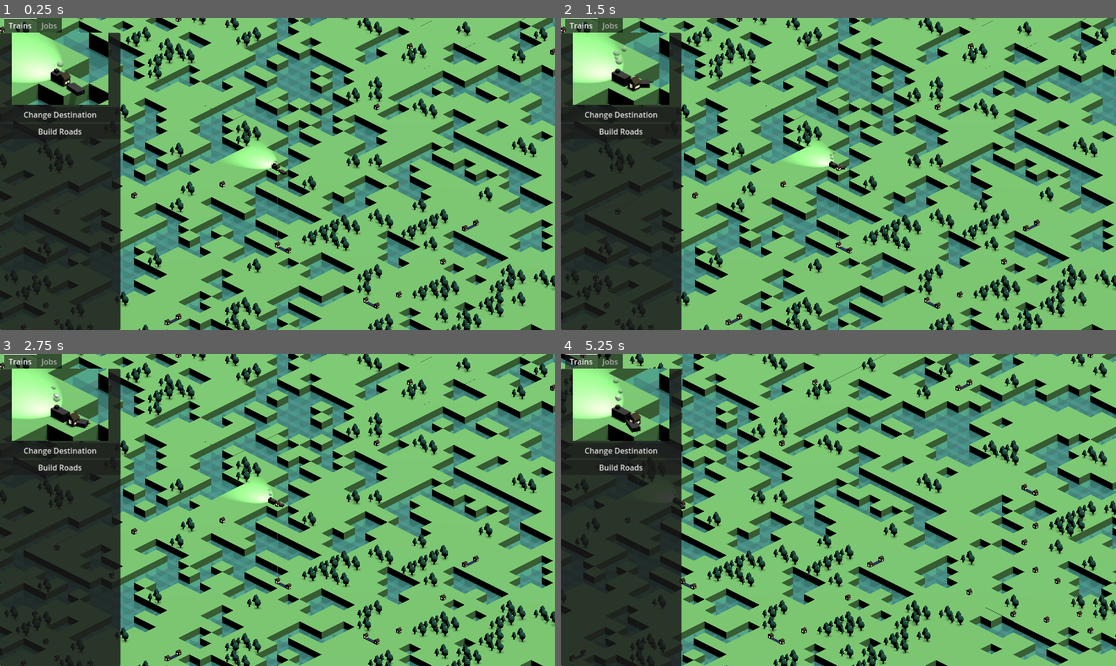
Above: before the commit, frames 1-4 (two rows, left to right).
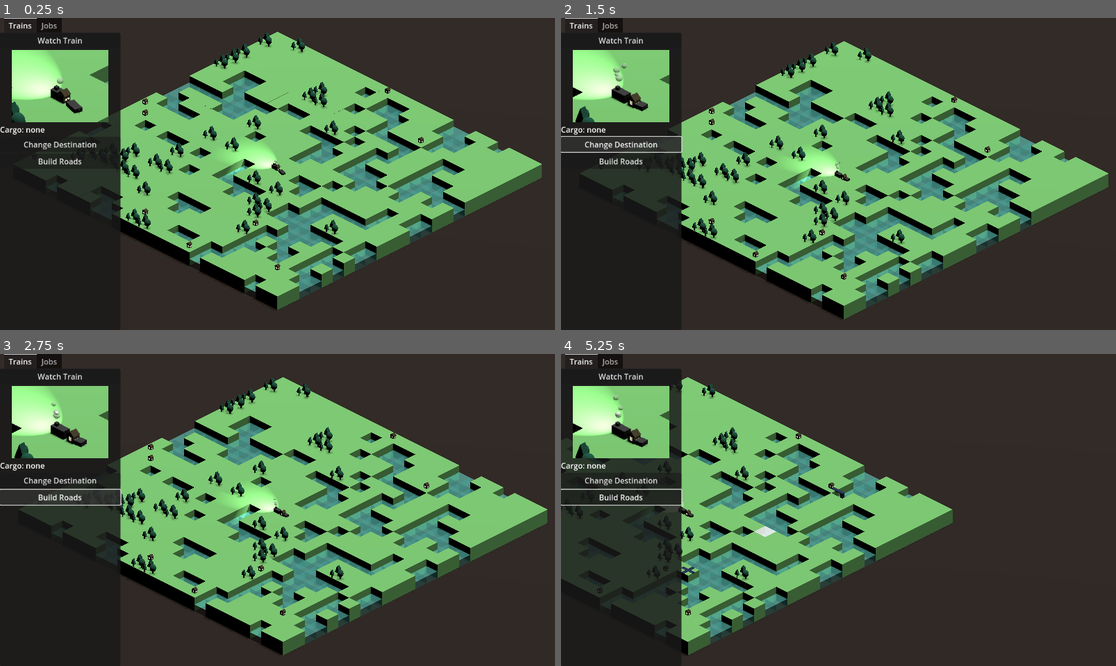
Above: after the commit, the same moments.

Repository: maryilewis/fantasy-railroad
Game: Godot game, scene res://World Map/World Map.tscn
Two runs of this game, one before a commit and one after it. Both use one fixed random seed, a clock stepped at 60 frames per second and the inputs below.
Inputs (mouse positions are in pixels of both pictures, inside the frame that each line leads up to):
- Up to frame 1 (0.25 s): no input
- Up to frame 2 (1.5 s): click (622, 39) at 0.5 s, where only the run after the commit has a clickable "Watch Train"; click (622, 145) at 1.25 s, where only the run after the commit has a clickable "Change Destination"
- Up to frame 3 (2.75 s): click (61, 497) at 2 s, where only the run after the commit has a clickable "Build Roads"
- Up to frame 4 (5.25 s): tap Enter at 2.75, 5 s; move the mouse to (960, 494) at 2.77 s; hold D 2.78-3.5 s; click (960, 494) at 2.92 s; tap Space at 3.5 s; drag from (727, 525) to (810, 572) at 3.52 s; move the mouse to (894, 441) at 4.27 s; hold D 4.28-5 s; click (894, 441) at 4.42 s; drag from (810, 572) to (672, 463) at 5.02 s

The runs differ from the first frame. In frame 1, 75% of the frame differs, in the area x 0-100%, y 0-100%; in frame 2, 76%; in frame 3, 76%; in frame 4, 80%.

Commit message:
about to make some bad decisions

Diff:
--- /dev/null
+++ b/Autoloads/cursor_service.gd
@@ -0,0 +1,33 @@
+extends Node
+
+#region cursor states
+enum CursorState {FREE, SELECTING_TRAIN_DESTINATION, BUILDING}
+var cursor_state: CursorState = CursorState.FREE
+
+
+func free_cursor():
+	cursor_state = CursorState.FREE
+	for train in TrainService.trains:
+		train.enable_click()
+
+func set_selecting_train_destination():
+	cursor_state = CursorState.SELECTING_TRAIN_DESTINATION
+	TrainService.enable_train_click()
+
+func set_building():
+	cursor_state = CursorState.BUILDING
+	TrainService.disable_train_click()
+
+func set_train_destination(node):
+	if (cursor_state == CursorState.SELECTING_TRAIN_DESTINATION):
+		cursor_state = CursorState.FREE
+		TrainService.set_target_train_destination(node)
+
+# Called when the node enters the scene tree for the first time.
+func _ready():
+	pass # Replace with function body.
+
+
+# Called every frame. 'delta' is the elapsed time since the previous frame.
+func _process(_delta):
+	pass
--- a/Autoloads/game_data.gd
+++ b/Autoloads/game_data.gd
@@ -9,27 +9,6 @@
 var rng = RandomNumberGenerator.new()
 #endregion
 
-#region cursor states
-enum CursorState {FREE, SELECTING_TRAIN_DESTINATION, BUILDING}
-var cursor_state: CursorState = CursorState.FREE
-
-# escape and maybe right click should trigger this
-func free_cursor():
-	cursor_state = CursorState.FREE
-	for train in TrainService.trains:
-		train.enable_click()
-
-func set_selecting_train_destination():
-	cursor_state = CursorState.SELECTING_TRAIN_DESTINATION
-	for train in TrainService.trains:
-		train.enable_click()
-
-func set_building():
-	cursor_state = CursorState.BUILDING
-	for train in TrainService.trains:
-		train.disable_click()
-#endregion
-
 #region map
 signal map_updated
 
@@ -39,7 +18,7 @@
 @onready var town = preload("res://Square Scenes/town/town.tscn")
 var map_plan = []
 var map_nodes = []
-var map_size = 100
+var map_size = 24
 var towns = []
 
 # Called when the node enters the scene tree for the first time.
--- a/Autoloads/job_service.gd
+++ b/Autoloads/job_service.gd
@@ -3,6 +3,7 @@
 var _job_list = []
 var visible_job_list = []
 var job_menu
+var money = 200
 @onready var job_menu_ref = preload("res://Menus/Job List/Job List.tscn")
 
 
@@ -15,7 +16,7 @@
 					"cargo": cargo_type,
 					"payment": _calculate_payment(town, cargo_type)
 				})
-	_job_list.shuffle()
+	_job_list = Util.shuffle(_job_list)
 
 func _calculate_payment(town: TownNode, cargo_type):
 	var shortest_distance = GameData.map_size * 2 + 1
@@ -46,6 +47,12 @@
 func get_jobs_by_town(town):
 	return visible_job_list.filter(func(job): return job.town == town)
 
+func complete_job(job):
+	money += job.payment
+	visible_job_list.erase(job)
+	visible_job_list.append(_job_list.pop_front())
+	job_menu.set_jobs(visible_job_list)
+
 # Called every frame. 'delta' is the elapsed time since the previous frame.
 func _process(_delta):
 	pass
--- a/Autoloads/menu_service.gd
+++ b/Autoloads/menu_service.gd
@@ -4,21 +4,32 @@
 # when town menu is closed, hide it
 
 @onready var town_menu_ref = preload("res://Menus/Town Menu/Town Menu.tscn")
+@onready var details_menu_ref = preload("res://Menus/Details/details menu.tscn")
 var town_menu: TownMenu
-
-func close_town_menu():
-	town_menu.visible = false
+var details_menu: DetailsMenu
 
 # Called when the node enters the scene tree for the first time.
 func _ready():
-	print("adding town menu...")
+	print("menus...")
 	town_menu = town_menu_ref.instantiate()
 	add_child(town_menu)
 	close_town_menu()
 
+	details_menu = details_menu_ref.instantiate()
+	add_child(details_menu)
+
+#region town menu
+func close_town_menu():
+	town_menu.visible = false
+
 func show_town_menu(town):
 	town_menu.set_town(town)
 	town_menu.visible = true
+#endregion
+
+#region details menu
+func update_cargo_list():
+	details_menu.update_cargo_list()
 
 # Called every frame. 'delta' is the elapsed time since the previous frame.
 func _process(_delta):
--- a/Autoloads/money_service.gd
+++ /dev/null
@@ -1,11 +0,0 @@
-extends Node
-
-
-# Called when the node enters the scene tree for the first time.
-func _ready():
-	pass # Replace with function body.
-
-
-# Called every frame. 'delta' is the elapsed time since the previous frame.
-func _process(delta):
-	pass
--- a/Autoloads/train_service.gd
+++ b/Autoloads/train_service.gd
@@ -3,33 +3,37 @@
 #region direct trains
 @onready var train_ref = preload("res://Vehicles/train.tscn")
 var target_train: Train
-var trains = []
+var train: TrainParent
 
 func init_trains():
-	var first_train = train_ref.instantiate()
-	trains.append(first_train)
-	for train in trains:
-		add_child(train)
-		print("train", train)
-		target_train = train.get_engine()
-		print("engine", train)
+	train = train_ref.instantiate()
+	add_child(train)
+	print("train", train)
+	target_train = train.get_engine()
+	print("engine", train)
 
 func set_target_train(node):
 	target_train = node
 
-func set_train_destination(node):
-	if (GameData.cursor_state == GameData.CursorState.SELECTING_TRAIN_DESTINATION):
-		GameData.cursor_state = GameData.CursorState.FREE
-		target_train.set_destination(node.map_x, node.map_y)
+func set_target_train_destination(node):
+	target_train.set_destination(node.map_x, node.map_y)
 
 #endregion
+
+func disable_train_click():
+	train.disable_click()
+
+func enable_train_click():
+	train.enable_click()
+
+func is_train_at_node(node: SquareBaseNode):
+	return train.get_engine().current_road == node
 
 # Called when the node enters the scene tree for the first time.
 func _ready():
 	print("placing trains...")
 	init_trains()
 
-
 # Called every frame. 'delta' is the elapsed time since the previous frame.
 func _process(_delta):
 	pass
--- /dev/null
+++ b/Autoloads/util.gd
@@ -0,0 +1,17 @@
+extends Node
+
+var rng = RandomNumberGenerator.new()
+
+func _ready():
+	rng.seed = 12
+
+func shuffle(array):
+	for i in array.size():
+		var rand_idx = rng.randi_range(0,array.size()-1)
+		if rand_idx == i:
+			pass
+		else:
+			var temp = array[rand_idx]
+			array[rand_idx] = array[i]
+			array[i] = temp
+	return array
--- a/Menus/Details/details menu.gd
+++ b/Menus/Details/details menu.gd
@@ -1,16 +1,27 @@
 class_name DetailsMenu extends Control
 
 var selecting_destination = false
-var target_train
 
 func _ready():
-	JobService.connect_job_list_scene($TabContainer/Jobs)
+	JobService.connect_job_list_scene($TabContainer/Jobs) # TODO: is this really the direction I want this going in?
+	update_cargo_list()
 
 func _on_destination_button_pressed():
-	GameData.set_selecting_train_destination()
+	CursorService.set_selecting_train_destination()
 	# TODO camera train and target train CAN BE DIFFERENT
 	TrainService.set_target_train(GameData.train_camera.get_follow_ref())
 
 
 func _on_build_button_pressed():
-	GameData.set_building()
+	CursorService.set_building()
+
+func update_cargo_list():
+	var text = "Cargo: "
+	if TrainService.train.cargo_list.size():
+		text += ", ".join(TrainService.train.cargo_list)
+	else:
+		text += "none"
+	$TabContainer/Trains/VBoxContainer/Label.text = text
+
+func _on_follow_train_pressed():
+	GameData.world_camera.set_follow_ref(TrainService.train.get_engine())
--- a/Menus/Details/details menu.tscn
+++ b/Menus/Details/details menu.tscn
@@ -33,6 +33,10 @@
 offset_bottom = 220.0
 grow_horizontal = 2
 
+[node name="Follow Train" type="Button" parent="TabContainer/Trains/VBoxContainer"]
+layout_mode = 2
+text = "Watch Train"
+
 [node name="SubViewportContainer" type="SubViewportContainer" parent="TabContainer/Trains/VBoxContainer"]
 clip_contents = true
 layout_mode = 2
@@ -42,7 +46,7 @@
 [node name="SubViewport" type="SubViewport" parent="TabContainer/Trains/VBoxContainer/SubViewportContainer"]
 handle_input_locally = false
 size = Vector2i(200, 150)
-render_target_update_mode = 0
+render_target_update_mode = 4
 
 [node name="TrainCam" type="Camera3D" parent="TabContainer/Trains/VBoxContainer/SubViewportContainer/SubViewport"]
 transform = Transform3D(0.707107, -0.353553, 0.612373, 0, 0.866026, 0.499999, -0.707107, -0.353553, 0.612373, 10, 5, 10)
@@ -50,6 +54,9 @@
 size = 2.0
 far = 200.0
 script = ExtResource("2_8sijn")
+
+[node name="Label" type="Label" parent="TabContainer/Trains/VBoxContainer"]
+layout_mode = 2
 
 [node name="Destination Button" type="Button" parent="TabContainer/Trains/VBoxContainer"]
 layout_mode = 2
@@ -63,5 +70,6 @@
 visible = false
 layout_mode = 2
 
+[connection signal="pressed" from="TabContainer/Trains/VBoxContainer/Follow Train" to="." method="_on_follow_train_pressed"]
 [connection signal="pressed" from="TabContainer/Trains/VBoxContainer/Destination Button" to="." method="_on_destination_button_pressed"]
 [connection signal="pressed" from="TabContainer/Trains/VBoxContainer/Build Button" to="." method="_on_build_button_pressed"]
--- a/Menus/Job List/Job List.gd
+++ b/Menus/Job List/Job List.gd
@@ -1,6 +1,9 @@
 class_name JobList extends Control
 
 func set_jobs(jobs):
+	for j in $ScrollContainer/VBoxContainer.get_children():
+		$ScrollContainer/VBoxContainer.remove_child(j)
+		j.queue_free()
 	for job in jobs:
 		var label = Label.new()
 		label.text = "Bring " + job.cargo + " to " + job.town.display_name
--- a/Menus/Town Menu/Town Menu.gd
+++ b/Menus/Town Menu/Town Menu.gd
@@ -16,7 +16,7 @@
 
 	town = _town
 	$Panel/VBoxContainer/RichTextLabel.text = "Welcome to " + town.display_name
-
+	#add new butons
 	jobs = JobService.get_jobs_by_town(town)
 	for job in jobs:
 		var button = Button.new()
@@ -32,19 +32,25 @@
 		$Panel/VBoxContainer.add_child(button)
 		button.set_meta("type", "cargo")
 		button.set_meta("cargo", product)
+	evaluate_buttonability()
 
 func evaluate_buttonability():
-	var trains_in_station = town.trains_in_station
+	var train_is_here = TrainService.is_train_at_node(town)
+	var the_train = TrainService.train
 	for child in $Panel/VBoxContainer.get_children():
 		if child.is_class("Button"):
 			match child.get_meta("type"):
 				"job":
 					# if the train in town has the appropriate the cargo, you can complete a job
-					print(child.get_meta("job").cargo)
+					if train_is_here and the_train.has_cargo(child.get_meta("job").cargo):
+						(child as Button).disabled = false
+					else:
+						(child as Button).disabled = true
 				"cargo":
-					# if the train in town has room, you can pick up cargo
-					print("it's a cargo button")
-	pass
+					if train_is_here and the_train.has_room_for_cargo():
+						(child as Button).disabled = false
+					else:
+						(child as Button).disabled = true
 
 # Called every frame. 'delta' is the elapsed time since the previous frame.
 func _process(_delta):
@@ -54,9 +60,13 @@
 	MenuService.close_town_menu()
 
 func complete_job(job):
-	print(job)
+	var the_train = TrainService.train
+	the_train.drop_off_cargo(job.cargo)
+	JobService.complete_job(job)
+	# TODO disable the button, add a lil checkmark or something
+	# TODO redo buttons entirely to see if there is a new job in town!
 	evaluate_buttonability()
 
 func pick_up_cargo(cargo):
-	print(cargo)
+	TrainService.train.pick_up_cargo(cargo)
 	evaluate_buttonability()
--- a/Menus/Town Menu/Town Menu.tscn
+++ b/Menus/Town Menu/Town Menu.tscn
@@ -54,6 +54,9 @@
 "
 fit_content = true
 
+[node name="Button" type="Button" parent="Panel/VBoxContainer"]
+layout_mode = 2
+
 [node name="Close" type="Button" parent="Panel"]
 layout_mode = 1
 anchors_preset = 3
--- a/Square Scenes/base.gd
+++ b/Square Scenes/base.gd
@@ -45,10 +45,10 @@
 #endregion state
 
 func _on_click():
-	if (is_buildable() and GameData.cursor_state == GameData.CursorState.BUILDING):
+	if (is_buildable() and CursorService.cursor_state == CursorService.CursorState.BUILDING):
 		GameData.build_road(map_x, map_y)
-	elif (is_traversible() and GameData.cursor_state == GameData.CursorState.SELECTING_TRAIN_DESTINATION):
-		TrainService.set_train_destination(self)
+	elif (is_traversible() and CursorService.cursor_state == CursorService.CursorState.SELECTING_TRAIN_DESTINATION):
+		CursorService.set_train_destination(self)
 
 func add_path_child(key, node):
 	return paths.add_path_child(key, node)
@@ -58,7 +58,7 @@
 
 func _on_hover():
 	#print("hover ", map_x, ", ", map_y)
-	if (is_buildable() and GameData.cursor_state == GameData.CursorState.BUILDING):
+	if (is_buildable() and CursorService.cursor_state == CursorService.CursorState.BUILDING):
 		# TODO Show price
 		flat_mesh.set_surface_override_material(0, hover_material)
 
--- a/Square Scenes/town/town_script.gd
+++ b/Square Scenes/town/town_script.gd
@@ -1,16 +1,8 @@
 class_name TownNode extends SquareBaseNode
 
 var display_name ="Cool Town Name"
-var trains_in_station = []
 var products = [] # array of type CargoType value
 var jobs = [] # array of jobs
-
-# TODO this will need to change for multiplayer
-func train_arrives(train):
-	trains_in_station.append(train)
-
-func train_departs(train):
-	trains_in_station.erase(train)
 
 func zoom_to_town():
 	print("zoom to ", display_name)
@@ -36,7 +28,7 @@
 	return starts[randi() % starts.size()] + ends[randi() % ends.size()]
 
 func _on_click():
-	if GameData.cursor_state != GameData.CursorState.SELECTING_TRAIN_DESTINATION:
+	if CursorService.cursor_state != CursorService.CursorState.SELECTING_TRAIN_DESTINATION:
 		MenuService.show_town_menu(self)
 	else:
 		super()
--- a/Vehicles/train.gd
+++ b/Vehicles/train.gd
@@ -18,7 +18,7 @@
 
 # Called when the node enters the scene tree for the first time.
 func _ready():
-	place_train(50,50)
+	place_train(12,12)
 	#set_destination(46,51)
 	pass
 
@@ -152,9 +152,3 @@
 		train_path.remove_at(0)
 		if (train_path.size() > 0):
 			move_train_along()
-
-
-func _on_input_event(_camera, event, _position, _normal, _shape_idx):
-	if event is InputEventMouseButton and event.button_index == MOUSE_BUTTON_LEFT:
-		GameData.world_camera.set_follow_ref(self)
-		GameData.train_camera.set_follow_ref(self) #TODO camera train should be the train whose details we're looking at. How are details going to be opened?
--- a/Vehicles/train.tscn
+++ b/Vehicles/train.tscn
@@ -5,8 +5,6 @@
 [ext_resource type="Script" path="res://Vehicles/train.gd" id="1_l5udi"]
 [ext_resource type="PackedScene" uid="uid://dsb8setqnoqil" path="res://Vehicles/traincar.tscn" id="3_guusj"]
 [ext_resource type="Material" uid="uid://p5kmpiqkcdmb" path="res://Square Scenes/materials/light.tres" id="4_mrrae"]
-
-[sub_resource type="BoxShape3D" id="BoxShape3D_xhrlj"]
 
 [sub_resource type="BoxMesh" id="BoxMesh_h0m5o"]
 material = ExtResource("1_5ry6f")
@@ -37,29 +35,31 @@
 [sub_resource type="CylinderMesh" id="CylinderMesh_yunu6"]
 material = ExtResource("4_mrrae")
 
+[sub_resource type="BoxShape3D" id="BoxShape3D_xhrlj"]
+
 [node name="Train Scene" type="Node3D"]
 transform = Transform3D(1, 0, 0, 0, 1, 0, 0, 0, 1, 0, 0.114045, 0.341814)
 script = ExtResource("1_7gj0o")
 
 [node name="Train Car" parent="." instance=ExtResource("3_guusj")]
-transform = Transform3D(1, 0, 0, 0, 1, 0, 0, 0, 1, 0, -0.00706071, 0.626057)
+transform = Transform3D(1, 0, 0, 0, 1, 0, 0, 0, 1, 0, -0.01, 0.626)
 
 [node name="Train" type="StaticBody3D" parent="."]
 script = ExtResource("1_l5udi")
 
-[node name="CollisionShape3D" type="CollisionShape3D" parent="Train"]
-shape = SubResource("BoxShape3D_xhrlj")
+[node name="MeshInstance3D" type="MeshInstance3D" parent="Train"]
 
-[node name="Engine" type="MeshInstance3D" parent="Train/CollisionShape3D"]
+[node name="Engine" type="MeshInstance3D" parent="Train/MeshInstance3D"]
 transform = Transform3D(0.25, 0, 0, 0, 0.25, 0, 0, 0, 0.5, 0, 0.125, 0)
 mesh = SubResource("BoxMesh_h0m5o")
 skeleton = NodePath("../..")
 
-[node name="Smokestack" type="MeshInstance3D" parent="Train/CollisionShape3D"]
+[node name="Smokestack" type="MeshInstance3D" parent="Train/MeshInstance3D"]
 transform = Transform3D(0.1, 0, 0, 0, 0.1, 0, 0, 0, 0.1, 0, 0.29611, -0.131663)
 mesh = SubResource("BoxMesh_undsm")
+skeleton = NodePath("../../CollisionShape3D3")
 
-[node name="GPUParticles3D" type="GPUParticles3D" parent="Train/CollisionShape3D/Smokestack"]
+[node name="GPUParticles3D" type="GPUParticles3D" parent="Train/MeshInstance3D/Smokestack"]
 transform = Transform3D(10, 0, 0, 0, 10, 0, 0, 0, 10, 0, 1.01308, 0)
 transparency = 0.51
 visibility_range_fade_mode = 2
@@ -67,14 +67,19 @@
 process_material = SubResource("ParticleProcessMaterial_bw5mf")
 draw_pass_1 = SubResource("SphereMesh_crji2")
 
-[node name="Link2" type="MeshInstance3D" parent="Train/CollisionShape3D"]
+[node name="Link2" type="MeshInstance3D" parent="Train/MeshInstance3D"]
 transform = Transform3D(0.02, 0, 0, 0, 0.02, 0, 0, 0, 0.1, 0, 0.103501, 0.298489)
 mesh = SubResource("BoxMesh_on8jy")
 skeleton = NodePath("")
 
-[node name="MeshInstance3D" type="MeshInstance3D" parent="Train/CollisionShape3D"]
+[node name="MeshInstance3D" type="MeshInstance3D" parent="Train/MeshInstance3D"]
 transform = Transform3D(1.91069e-16, 4.37114e-10, 0.1, 0.1, -4.37114e-10, 0, 4.37114e-09, 0.01, -4.37114e-09, 0, 0.113159, -0.250092)
 mesh = SubResource("CylinderMesh_yunu6")
+skeleton = NodePath("../../CollisionShape3D3")
+
+[node name="CollisionShape3D3" type="CollisionShape3D" parent="Train"]
+visible = false
+shape = SubResource("BoxShape3D_xhrlj")
 
 [node name="SpotLight3D" type="SpotLight3D" parent="Train"]
 transform = Transform3D(1, 0, 0, 0, 0.707107, 0.707107, 0, -0.707107, 0.707107, 0, 0.756234, -0.276656)
@@ -85,5 +90,3 @@
 node_a = NodePath("..")
 node_b = NodePath("../../Train Car")
 angular_limit/enable = true
-
-[connection signal="input_event" from="Train" to="Train" method="_on_input_event"]
--- a/Vehicles/train_parent.gd
+++ b/Vehicles/train_parent.gd
@@ -1,8 +1,9 @@
 class_name TrainParent extends Node3D
 
 var display_name
+var cargo_list = []
+var capacity = 2
 
-var cargo_list = []
 func _ready():
 	display_name = _get_random_train_name()
 
@@ -10,10 +11,25 @@
 	return $Train
 
 func disable_click():
-	$Train/CollisionShape3D.disabled = true
+	#$Train/CollisionShape3D.disabled = true
+	pass
 func enable_click():
-	$Train/CollisionShape3D.disabled = false
+	#$Train/CollisionShape3D.disabled = false
+	pass
 
+func pick_up_cargo(cargo):
+	cargo_list.append(cargo)
+	MenuService.update_cargo_list()
+
+func drop_off_cargo(cargo):
+	cargo_list.erase(cargo)
+	MenuService.update_cargo_list()
+
+func has_room_for_cargo():
+	return cargo_list.size() < capacity
+
+func has_cargo(cargo):
+	return cargo_list.has(cargo)
 
 # TODO: Remove from list once used
 func _get_random_train_name():
--- a/World Map/World Map.tscn
+++ b/World Map/World Map.tscn
@@ -1,9 +1,8 @@
-[gd_scene load_steps=5 format=3 uid="uid://ds25bg34pn02h"]
+[gd_scene load_steps=4 format=3 uid="uid://ds25bg34pn02h"]
 
 [ext_resource type="Script" path="res://World Map/world_map.gd" id="1_5q762"]
 [ext_resource type="Script" path="res://World Map/world_camera.gd" id="2_mbkis"]
 [ext_resource type="PackedScene" uid="uid://cdl5y03o54drt" path="res://World Map/underground.tscn" id="4_hp1to"]
-[ext_resource type="PackedScene" uid="uid://dfwed8hr6ogs4" path="res://Menus/Details/details menu.tscn" id="5_jigrt"]
 
 [node name="World Map" type="Node3D"]
 script = ExtResource("1_5q762")
@@ -24,5 +23,3 @@
 script = ExtResource("2_mbkis")
 
 [node name="underground" parent="." instance=ExtResource("4_hp1to")]
-
-[node name="Details Menu" parent="." instance=ExtResource("5_jigrt")]
--- a/World Map/train_camera.gd
+++ b/World Map/train_camera.gd
@@ -5,7 +5,7 @@
 
 func _ready():
 	GameData.train_camera = self
-	set_follow_ref(TrainService.target_train)
+	set_follow_ref(TrainService.train.get_engine())
 
 # Updates mouselook and movement every frame
 func _process(_delta):
--- a/project.godot
+++ b/project.godot
@@ -17,10 +17,12 @@
 
 [autoload]
 
+Util="*res://Autoloads/util.gd"
 GameData="*res://Autoloads/game_data.gd"
+TrainService="*res://Autoloads/train_service.gd"
+JobService="*res://Autoloads/job_service.gd"
 MenuService="*res://Autoloads/menu_service.gd"
-JobService="*res://Autoloads/job_service.gd"
-TrainService="*res://Autoloads/train_service.gd"
+CursorService="*res://Autoloads/cursor_service.gd"
 
 [debug]
 
